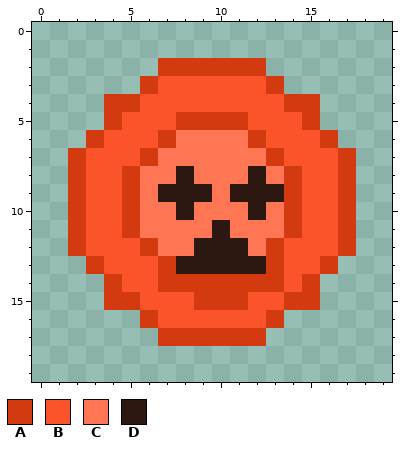
File history of a pixel-art sprite, icons/brave.png. This is how it looked before the edit.
The file is 20x20 pixels.
Palette (. is transparent): A #d43a0f  B #fb542b  C #ff7654  D #2c1810
Pixels before, first column x 2:
 2 .....AAAAAA.....
 3 ....ABBBBBBA....
 4 ..AABBBBBBBBAA..
 5 ..ABBBAAAABBBA..
 6 .ABBBACCCCABBBA.
 7 ABBBACCCCCCABBBA
 8 ABBACCDCCCDCABBA
 9 ABBACDDDCDDDABBA
10 ABBACCDCCCDCABBA
11 ABBACCCCDCCCABBA
12 ABBBACCDDDCABBBA
13 .ABBBADDDDDABBA.
14 ..ABBAAAAAAABA..
15 ..AABBBAAABBAA..
16 ....ABBBBBBA....
17 .....AAAAAA.....
The same view after the edit:
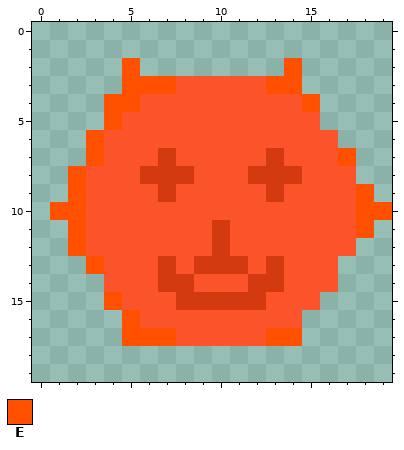
Colours new in this view: E #ff5000
Difference:
Changed rows in their new state; - is an unchanged pixel.
first column x 1:
 2 ----E-......-E-----
 3 ----EEE-----EE-----
 4 ---EE--------BE----
 5 ---E---BBBB---B----
 6 --E---BBBBBB---B---
 7 -.E--BABBBBB----E--
 8 -E--BAAABBBAA---B--
 9 -E--BBABBBBBAB--BE-
10 EE--BBBBBBBBBB--BEE
11 -E--BBBBBABBBB--BE-
12 -E---BBBBABBB---B--
13 --E----BAAAB---B---
14 ---B----BBB---BB---
15 ---EB--A---A-BB----
16 ----EB------BB-----
17 ----EEEBBBBBEE-----
Changed places in both pictures, as pixel boxes (x1, y1, x2, y2):
changed: (50, 58, 392, 346)
